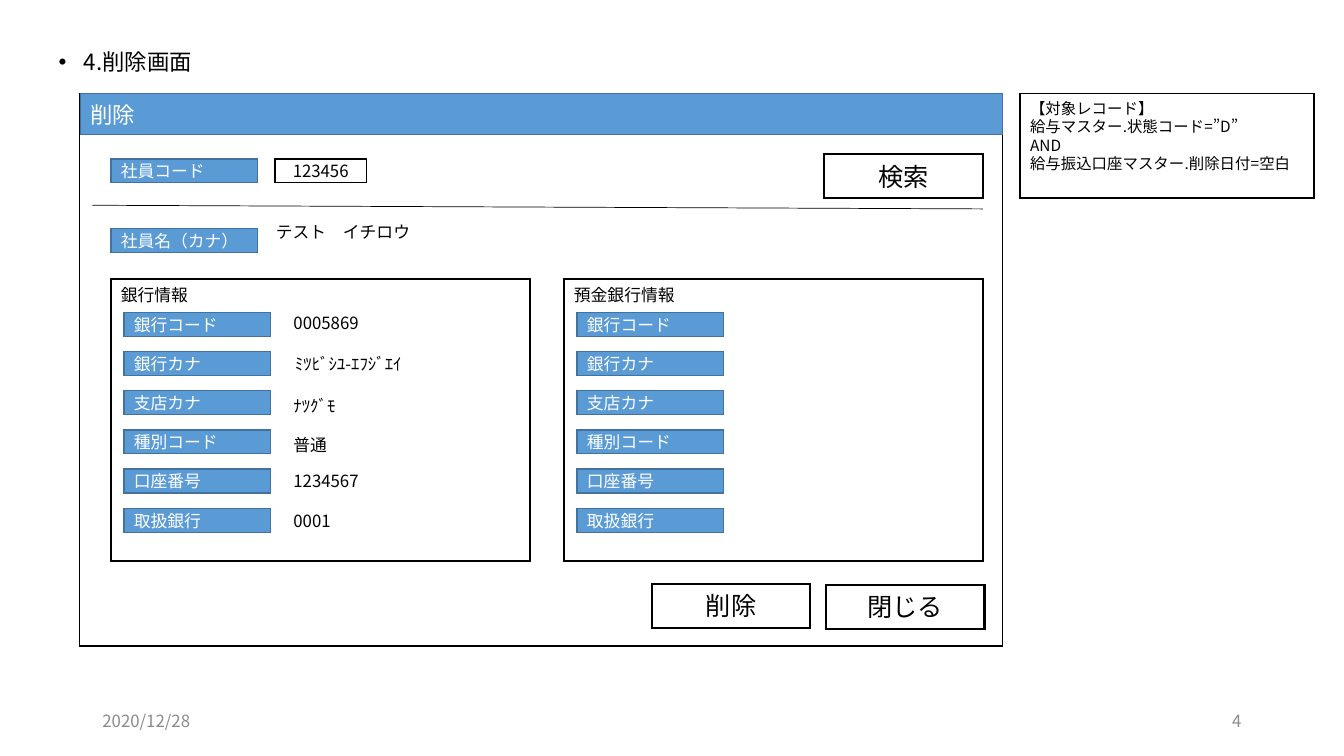
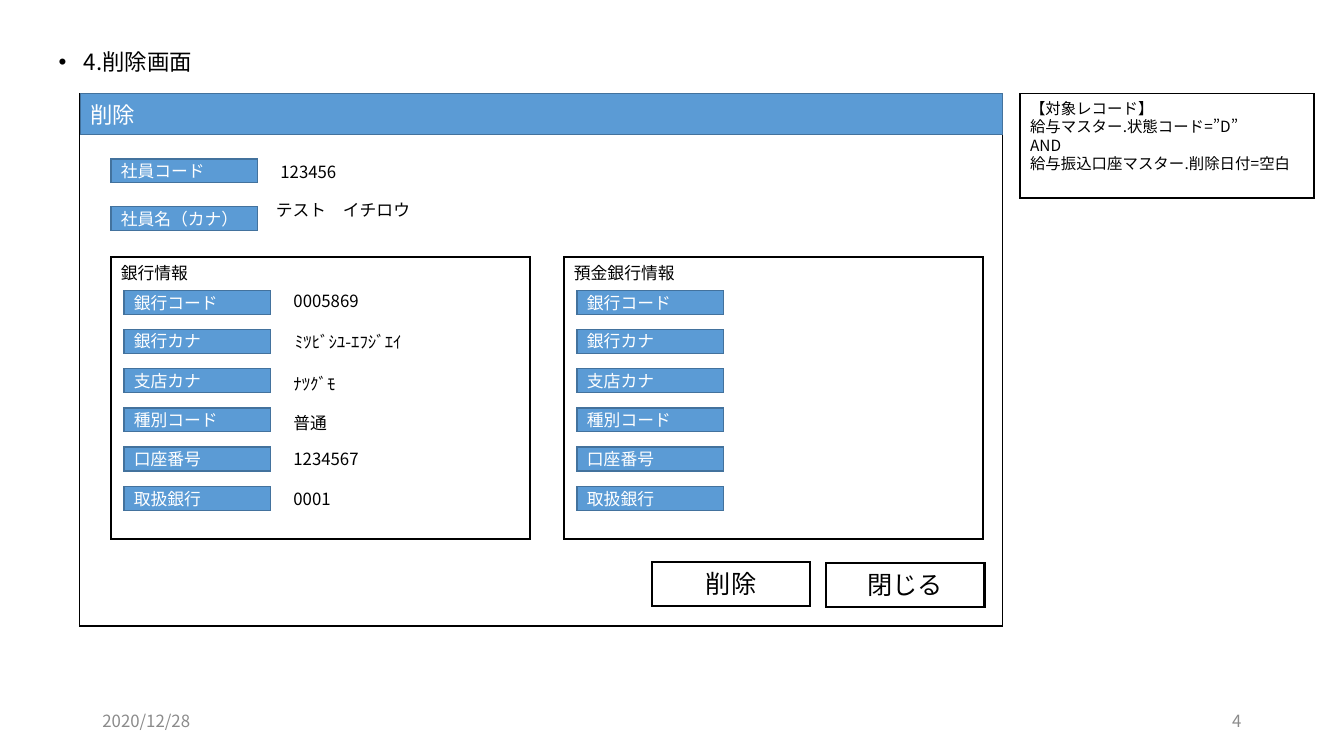
Before and after one commit to zaimuVB/zaimu, a slide deck: slide 4 of Doc/2.UI/経理DB/画面イメージ（経理DB）.pptx. Drawn at 1344x756 pixels with LibreOffice and Linux fonts; fonts in the diff are those of the drawing. Boxes give left, top, right and bottom in pixels: in the first picture for what was removed or moved away, otherwise in the second. Text is boxed around its words. In the diff, an @@ line names an element or a change of style, - is before the commit and + after.

Commit message:
mod

```diff
--- a/Doc/2.UI/経理DB/画面イメージ（経理DB）.pptx
+++ b/Doc/2.UI/経理DB/画面イメージ（経理DB）.pptx
@@ rectangle: place and size @@
-rectangle at box(80, 94, 1002, 646)
+rectangle at box(80, 94, 1002, 626)
@@ text "123456": place and size @@
-text "123456" at box(275, 159, 367, 184)
+text "123456" at box(280, 165, 336, 179)
@@ text "123456" at box(280, 165, 336, 179): alignment centre to left; outline #000000 1 pt to none @@
@@ rectangle removed at box(825, 154, 983, 199) @@
-検索
@@ line removed from (93, 206) to (983, 209) @@
@@ 13 rectangles, 5 texts: place and size @@
-13 rectangles, 5 texts at box(111, 224, 984, 629)
+13 rectangles, 5 texts at box(111, 202, 984, 607)
@@ 4 rectangles, 2 texts: place and size @@
-4 rectangles, 2 texts at box(124, 313, 723, 455)
+4 rectangles, 2 texts at box(124, 290, 723, 433)
```
Also in this commit, not shown: 2 other slides changed.
